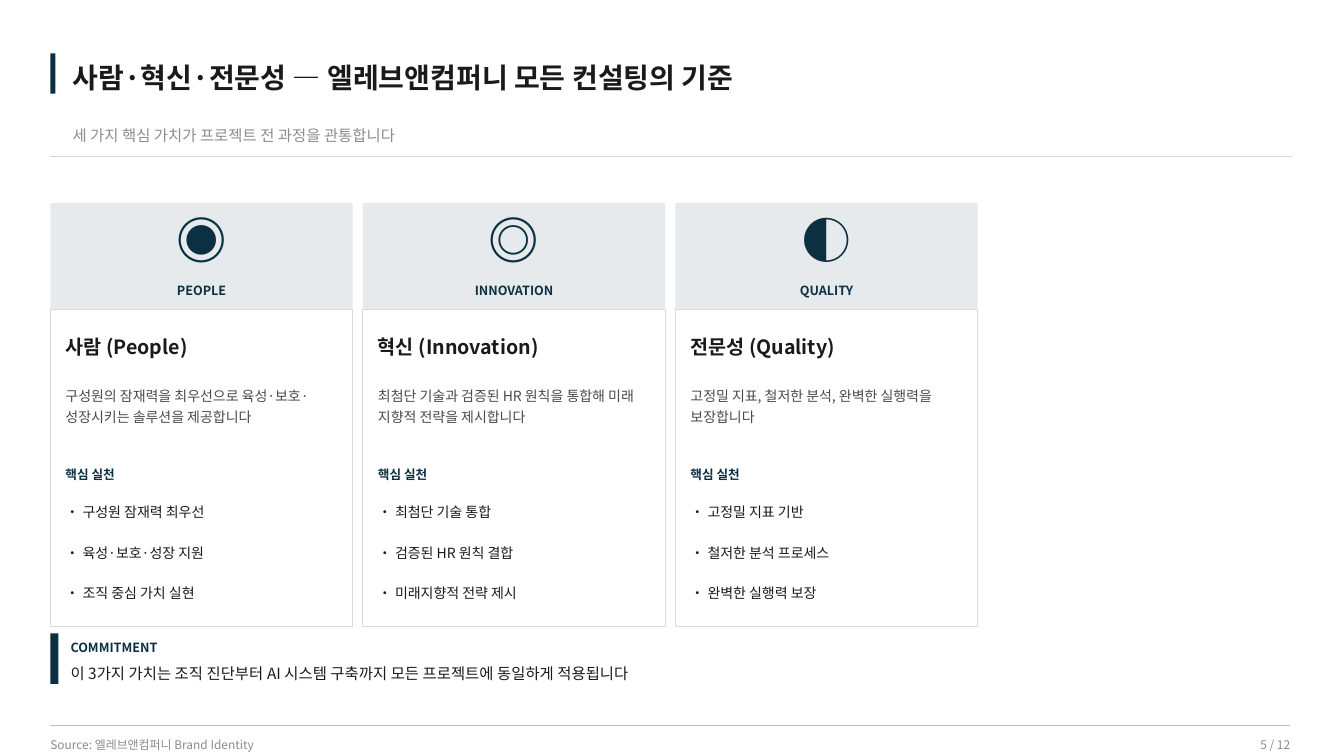
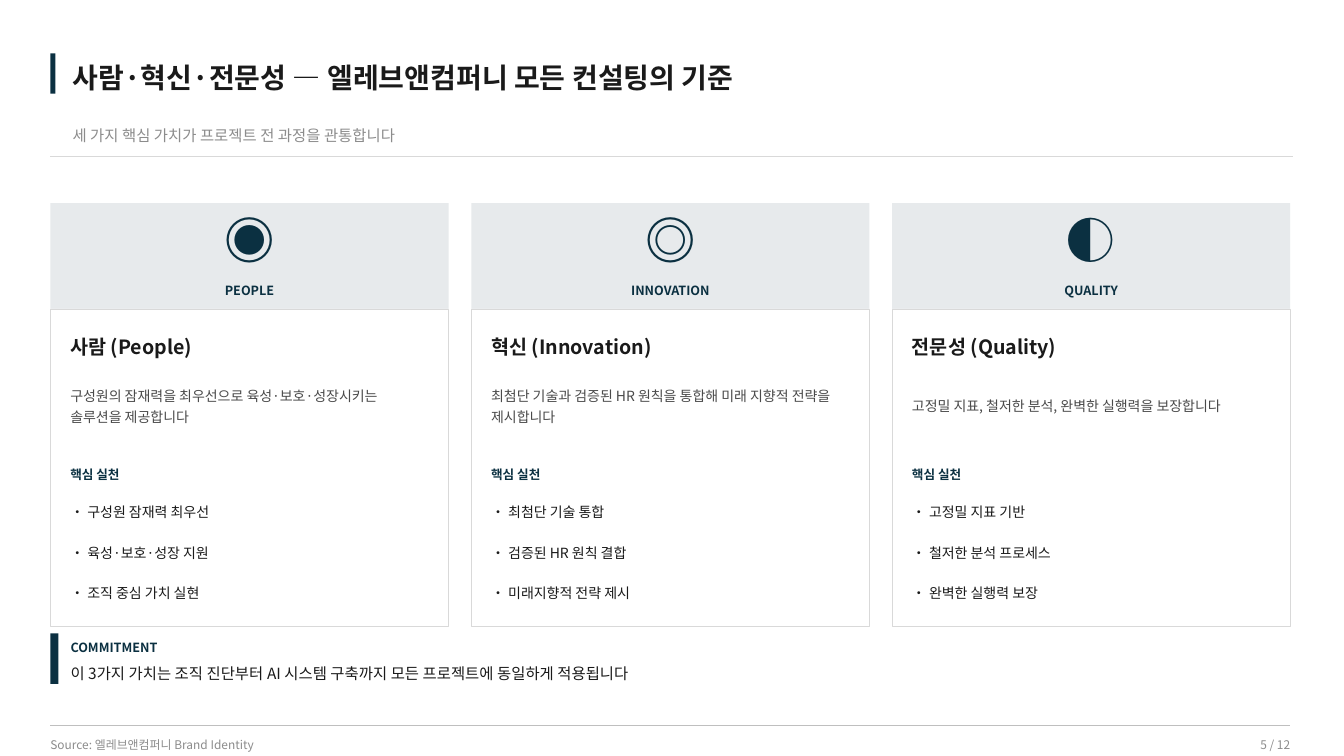
Before and after one commit to cis1273-ai/company-homepage, a slide deck: slide 5 of public/company-profile.pptx. Drawn at 1344x756 pixels with LibreOffice and Linux fonts; fonts in the diff are those of the drawing. Boxes give left, top, right and bottom in pixels: in the first picture for what was removed or moved away, otherwise in the second. Text is boxed around its words. In the diff, an @@ line names an element or a change of style, - is before the commit and + after.

```diff
--- a/public/company-profile.pptx
+++ b/public/company-profile.pptx
@@ rectangle: place and size @@
-rectangle at bbox=[50, 204, 353, 310]
+rectangle at bbox=[50, 204, 449, 310]
@@ text "◉" rewrapped from bbox=[50, 208, 353, 258] to bbox=[50, 208, 449, 258] @@
@@ rectangle: place and size @@
-rectangle at bbox=[363, 204, 665, 310]
+rectangle at bbox=[471, 204, 869, 310]
@@ text "◎" rewrapped from bbox=[363, 208, 665, 258] to bbox=[471, 208, 869, 258] @@
@@ rectangle: place and size @@
-rectangle at bbox=[676, 204, 978, 310]
+rectangle at bbox=[892, 204, 1291, 310]
@@ text "◐" rewrapped from bbox=[676, 208, 978, 258] to bbox=[892, 208, 1291, 258] @@
@@ text "PEOPLE": place and size @@
-text "PEOPLE" at bbox=[177, 285, 226, 295]
+text "PEOPLE" at bbox=[225, 285, 274, 295]
@@ text "INNOVATION": place and size @@
-text "INNOVATION" at bbox=[475, 285, 554, 295]
+text "INNOVATION" at bbox=[631, 285, 710, 295]
@@ text "QUALITY": place and size @@
-text "QUALITY" at bbox=[800, 285, 853, 298]
+text "QUALITY" at bbox=[1064, 285, 1117, 298]
@@ rectangle: place and size @@
-rectangle at bbox=[50, 309, 353, 626]
+rectangle at bbox=[50, 309, 449, 626]
@@ text "사람 (People)": place and size @@
-text "사람 (People)" at bbox=[65, 337, 187, 359]
+text "사람 (People)" at bbox=[70, 337, 192, 359]
@@ rectangle: place and size @@
-rectangle at bbox=[363, 309, 665, 626]
+rectangle at bbox=[471, 309, 869, 626]
@@ text "혁신 (Innovation)": place and size @@
-text "혁신 (Innovation)" at bbox=[378, 337, 539, 358]
+text "혁신 (Innovation)" at bbox=[491, 337, 652, 358]
@@ rectangle: place and size @@
-rectangle at bbox=[676, 309, 978, 626]
+rectangle at bbox=[892, 309, 1291, 626]
@@ text "전문성 (Quality)": place and size @@
-text "전문성 (Quality)" at bbox=[690, 337, 835, 359]
+text "전문성 (Quality)" at bbox=[912, 337, 1057, 359]
@@ text "구성원의 잠재력을 최우선으로 육성·보호·성장시키는 솔루션을 ..." rewrapped from bbox=[65, 389, 309, 423] to bbox=[70, 389, 378, 423] @@
@@ text "최첨단 기술과 검증된 HR 원칙을 ..." rewrapped from bbox=[378, 389, 634, 423] to bbox=[491, 389, 831, 423] @@
@@ text "고정밀 지표, 철저한 분석, 완벽한 ..." rewrapped from bbox=[690, 389, 932, 423] to bbox=[912, 399, 1221, 414] @@
@@ text "핵심 실천": place and size @@
-text "핵심 실천" at bbox=[65, 468, 115, 480]
+text "핵심 실천" at bbox=[70, 468, 119, 480]
@@ text "핵심 실천": place and size @@
-text "핵심 실천" at bbox=[378, 468, 427, 480]
+text "핵심 실천" at bbox=[491, 468, 540, 480]
@@ text "핵심 실천": place and size @@
-text "핵심 실천" at bbox=[690, 468, 740, 480]
+text "핵심 실천" at bbox=[912, 468, 961, 480]
@@ text "• 구성원 잠재력 최우선": place and size @@
-text "• 구성원 잠재력 최우선" at bbox=[83, 505, 205, 518]
+text "• 구성원 잠재력 최우선" at bbox=[87, 505, 210, 518]
@@ text "• 최첨단 기술 통합": place and size @@
-text "• 최첨단 기술 통합" at bbox=[395, 505, 491, 518]
+text "• 최첨단 기술 통합" at bbox=[508, 505, 605, 518]
@@ text "• 고정밀 지표 기반": place and size @@
-text "• 고정밀 지표 기반" at bbox=[708, 505, 804, 518]
+text "• 고정밀 지표 기반" at bbox=[929, 505, 1025, 518]
@@ text "• 육성·보호·성장 지원": place and size @@
-text "• 육성·보호·성장 지원" at bbox=[83, 546, 204, 559]
+text "• 육성·보호·성장 지원" at bbox=[87, 546, 209, 559]
@@ text "• 검증된 HR 원칙 결합": place and size @@
-text "• 검증된 HR 원칙 결합" at bbox=[395, 546, 514, 559]
+text "• 검증된 HR 원칙 결합" at bbox=[508, 546, 627, 559]
@@ text "• 철저한 분석 프로세스": place and size @@
-text "• 철저한 분석 프로세스" at bbox=[708, 546, 829, 559]
+text "• 철저한 분석 프로세스" at bbox=[929, 546, 1050, 559]
@@ text "• 조직 중심 가치 실현": place and size @@
-text "• 조직 중심 가치 실현" at bbox=[83, 586, 195, 599]
+text "• 조직 중심 가치 실현" at bbox=[87, 586, 200, 599]
@@ text "• 미래지향적 전략 제시": place and size @@
-text "• 미래지향적 전략 제시" at bbox=[395, 586, 517, 599]
+text "• 미래지향적 전략 제시" at bbox=[508, 586, 630, 599]
@@ text "• 완벽한 실행력 보장": place and size @@
-text "• 완벽한 실행력 보장" at bbox=[708, 586, 817, 599]
+text "• 완벽한 실행력 보장" at bbox=[929, 586, 1038, 599]
```
Also in this commit, not shown: 2 other slides changed, 1 other file.
